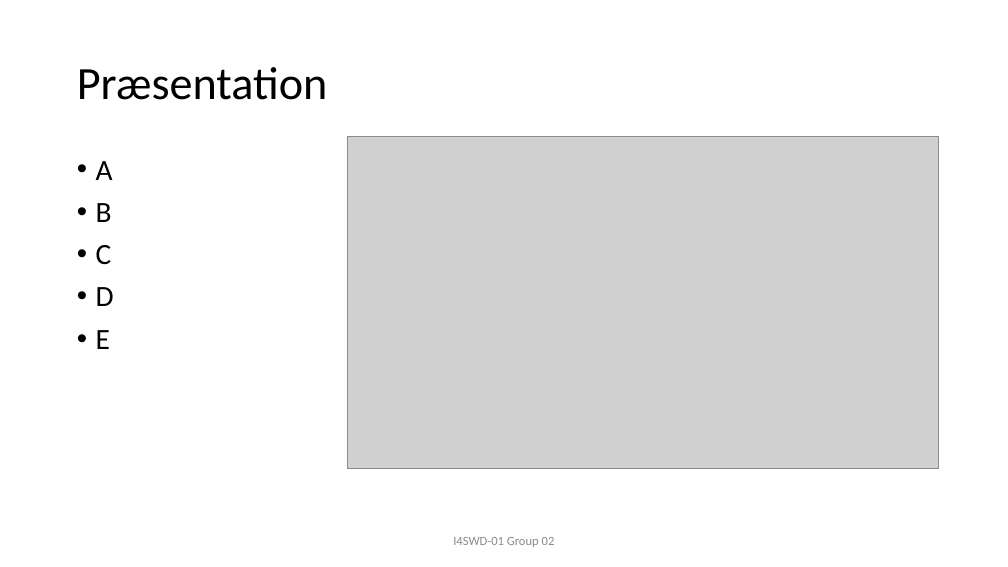
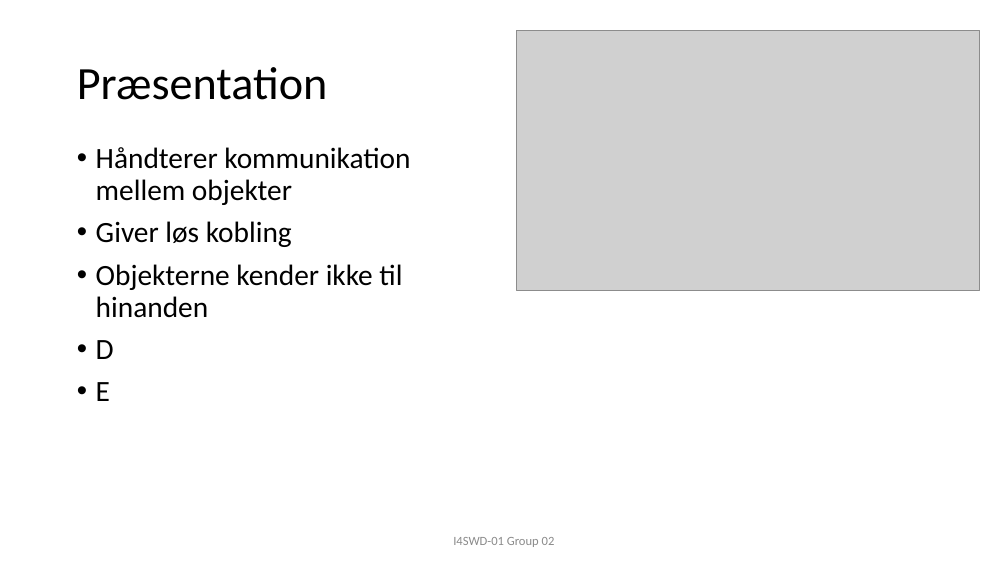
Before and after one commit to JonasRasborg/SWD, a slide deck: slide 2 of F17-I4SWD-AfsluttendeOpgaveGruppe02-Mediator-presenstation.pptx. Drawn at 1008x567 pixels with LibreOffice and Linux fonts; fonts in the diff are those of the drawing; grey boxes stand for pictures. Boxes give left, top, right and bottom in pixels: in the first picture for what was removed or moved away, otherwise in the second. Text is boxed around its words. In the diff, an @@ line names an element or a change of style, - is before the commit and + after.

Commit message:
PP opdateret

```diff
--- a/F17-I4SWD-AfsluttendeOpgaveGruppe02-Mediator-presenstation.pptx
+++ b/F17-I4SWD-AfsluttendeOpgaveGruppe02-Mediator-presenstation.pptx
@@ picture: place and size @@
-picture at [348, 136, 939, 468]
+picture at [517, 30, 980, 290]
@@ text "Håndterer kommunikation mellem objekter": place and size @@
-text "Håndterer kommunikation mellem objekter" at [96, 161, 114, 349]
+text "Håndterer kommunikation mellem objekter" at [96, 147, 410, 401]
@@ text at [96, 147, 410, 318]: text changed @@
-• A
-• B
-• C
+• Håndterer kommunikation mellem objekter
+• Giver løs kobling
+• Objekterne kender ikke til hinanden
```
